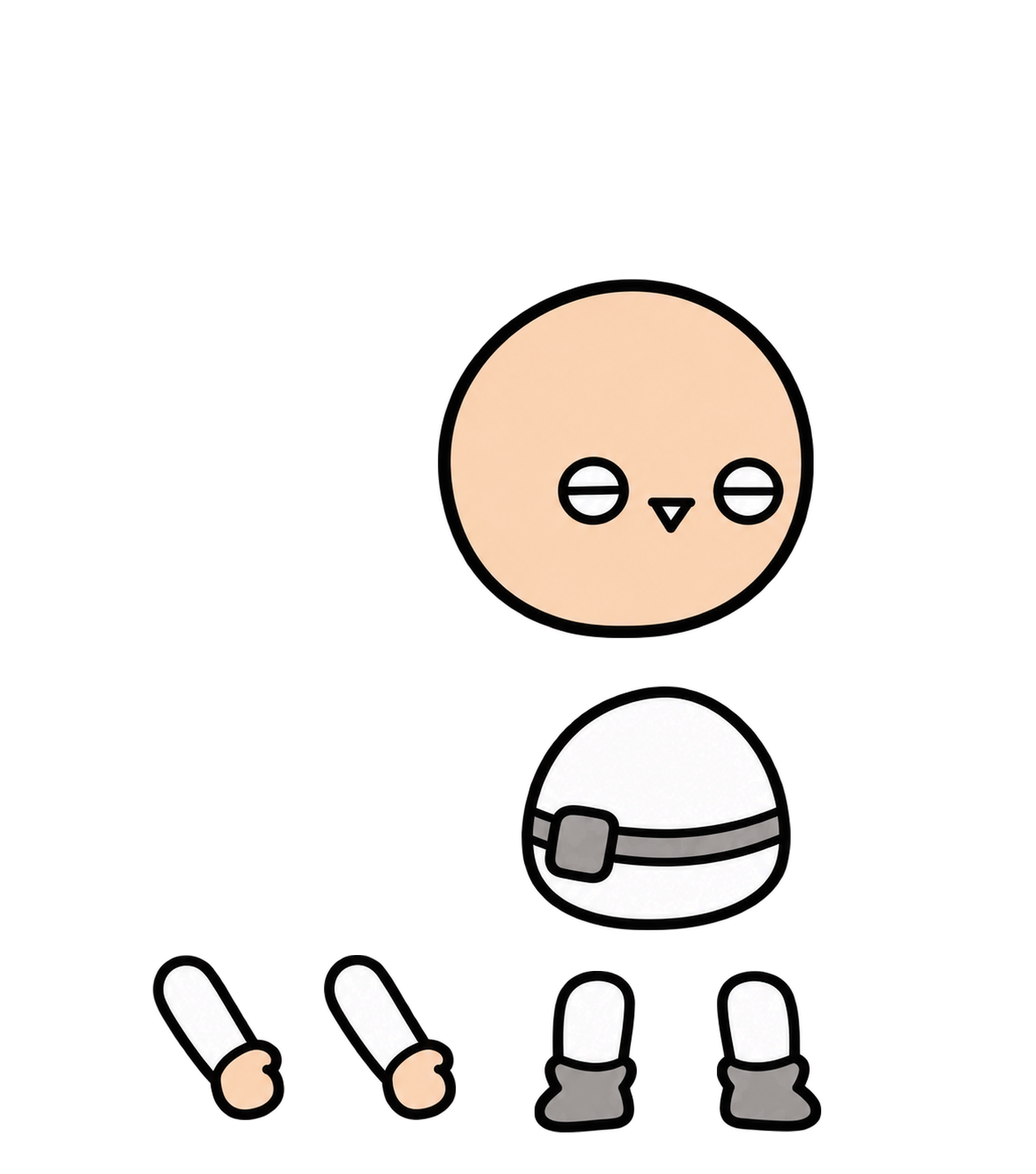
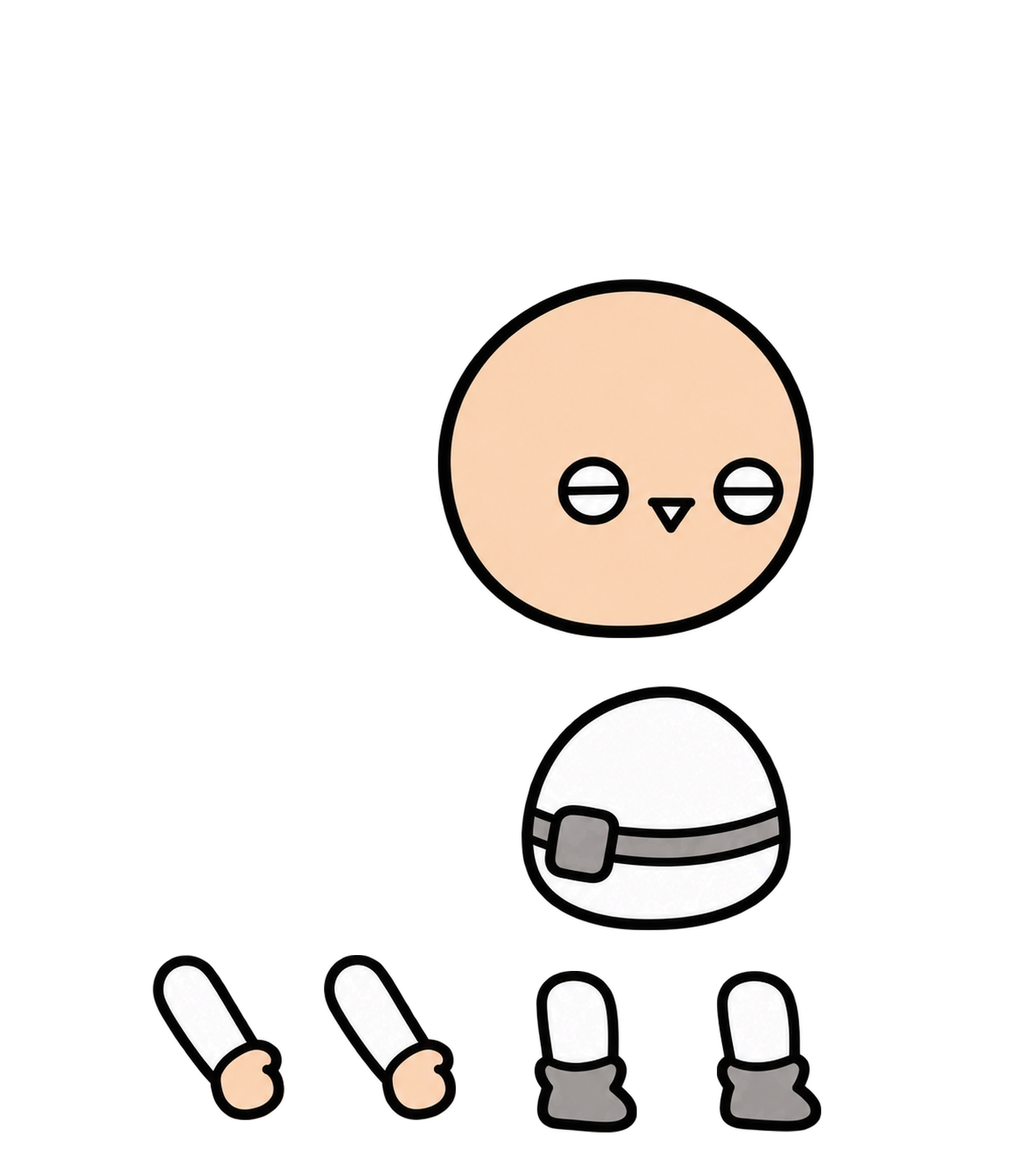
Revision of a layered 1036px x 1174px image; what changed, layer by layer:
painted on "다리1" over [534, 970, 637, 1133]
